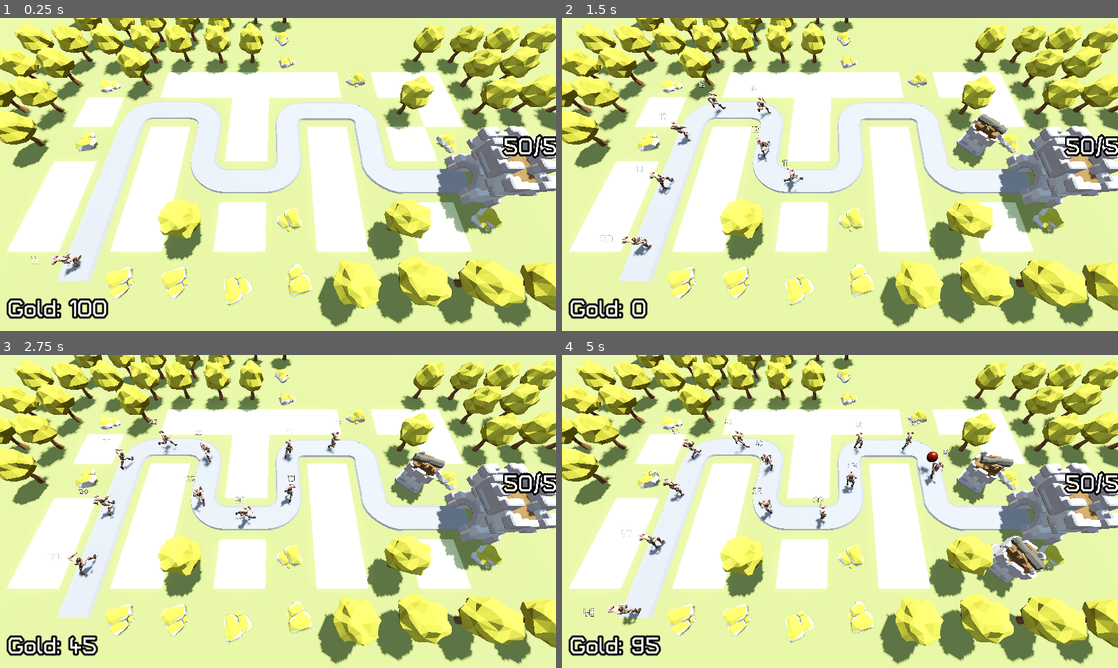
Above: before the commit, frames 1-4 (two rows, left to right).
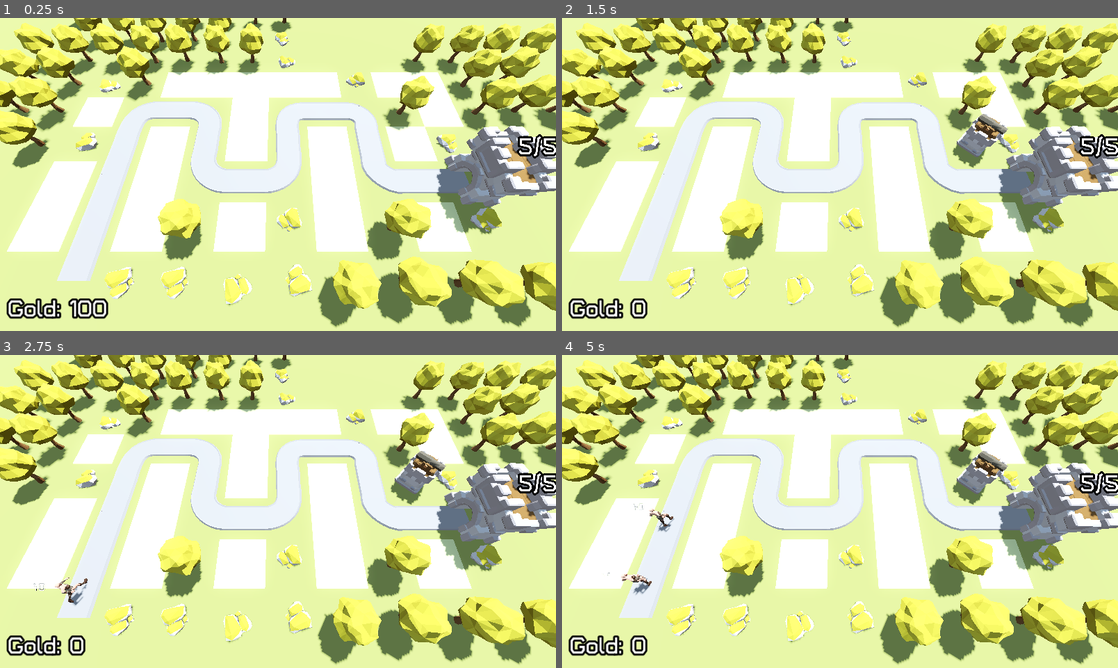
Above: after the commit, the same moments.

Repository: prokosim/barbar-blast
Game: Godot game, scene res://BaseLevel.tscn
Two runs of this game, one before a commit and one after it. Both use one fixed random seed, a clock stepped at 60 frames per second and the inputs below.
Inputs (mouse positions are in pixels of both pictures, inside the frame that each line leads up to):
- Up to frame 1 (0.25 s): no input
- Up to frame 2 (1.5 s): move the mouse to (962, 158) at 0.52 s; press the mouse at (962, 158) at 0.53 s; move the mouse to (728, 190) at 1.27 s; release the mouse at (728, 190) at 1.28 s; click (728, 190) at 1.35 s
- Up to frame 3 (2.75 s): move the mouse to (333, 442) at 2.02 s; press the mouse at (333, 442) at 2.03 s
- Up to frame 4 (5 s): move the mouse to (812, 574) at 2.77 s; release the mouse at (812, 574) at 2.78 s; click (812, 574) at 2.85 s; move the mouse to (1006, 558) at 3.52 s; press the mouse at (1006, 558) at 3.53 s; move the mouse to (673, 464) at 4.27 s; release the mouse at (673, 464) at 4.28 s; click (673, 464) at 4.35 s

The runs differ from the first frame. In frame 1, 0.4% of the frame differs, in the area x 5-100%, y 37-83%; in frame 2, 1.0%; in frame 3, 2.0%; in frame 4, 3.9%, in the area x 3-100%, y 20-97%.

Commit message:
balanced, but not well

Diff:
--- a/Base/base.gd
+++ b/Base/base.gd
@@ -18,7 +18,7 @@
 
 func _ready() -> void:
 	current_health = max_health
-	Engine.time_scale = 10
+	#Engine.time_scale = 5
 
 
 func take_damage() -> void:
--- a/BaseLevel.tscn
+++ b/BaseLevel.tscn
@@ -124,7 +124,6 @@
 
 [node name="Base" parent="." instance=ExtResource("3_mdvbu")]
 transform = Transform3D(-4.37114e-08, 0, 1, 0, 1, 0, -1, 0, -4.37114e-08, 18, 0, 6)
-max_health = 50
 
 [node name="TurretManager" type="Node3D" parent="." node_paths=PackedStringArray("enemy_path")]
 transform = Transform3D(0.707107, 0, 0.707107, 0, 1, 0, -0.707107, 0, 0.707107, 0, 0, 0)
--- a/DifficultyManager/difficulty_manager.tscn
+++ b/DifficultyManager/difficulty_manager.tscn
@@ -4,14 +4,14 @@
 
 [sub_resource type="Curve" id="Curve_h0eex"]
 min_value = 0.25
-max_value = 2.0
-_data = [Vector2(0.141791, 2), 0.0, 0.0, 0, 0, Vector2(1, 0.25), 0.0, 0.0, 0, 0]
+max_value = 3.0
+_data = [Vector2(0, 2.96978), 0.0, -0.076305, 0, 0, Vector2(1, 0.25), -7.46093, 0.0, 0, 0]
 point_count = 2
 
 [sub_resource type="Curve" id="Curve_gljhs"]
-min_value = 10.0
+min_value = 40.0
 max_value = 150.0
-_data = [Vector2(0, 10), 0.0, 140.0, 0, 1, Vector2(1, 150), 140.0, 0.0, 1, 0]
+_data = [Vector2(0.0105263, 40), 0.0, 111.17, 0, 1, Vector2(1, 150), 111.17, 0.0, 1, 0]
 point_count = 2
 
 [node name="DifficultyManager" type="Node"]
Not shown: 8 places in MeshLibraries/SpaceLibrary.tres that only renumber resources
